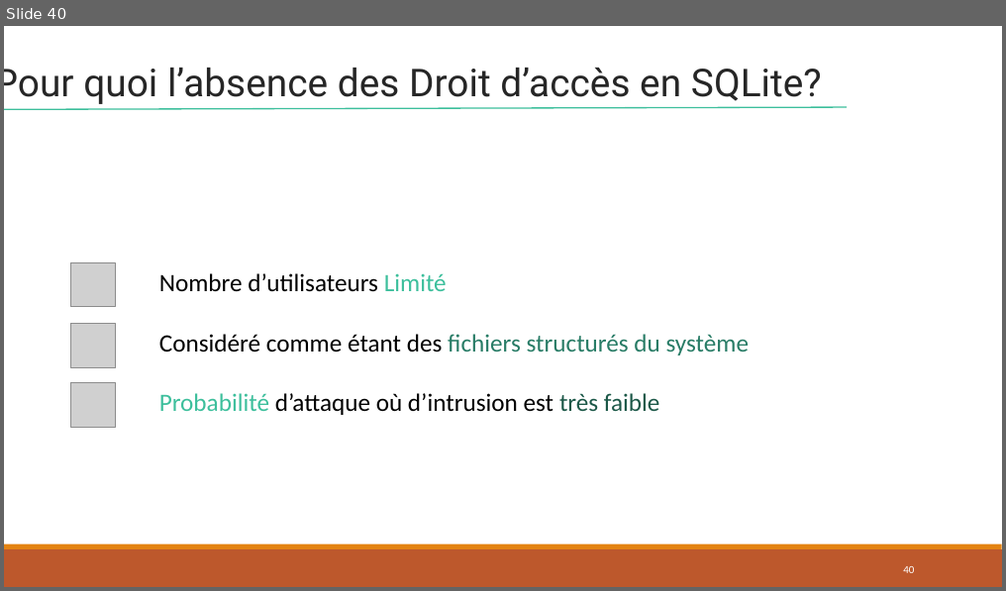
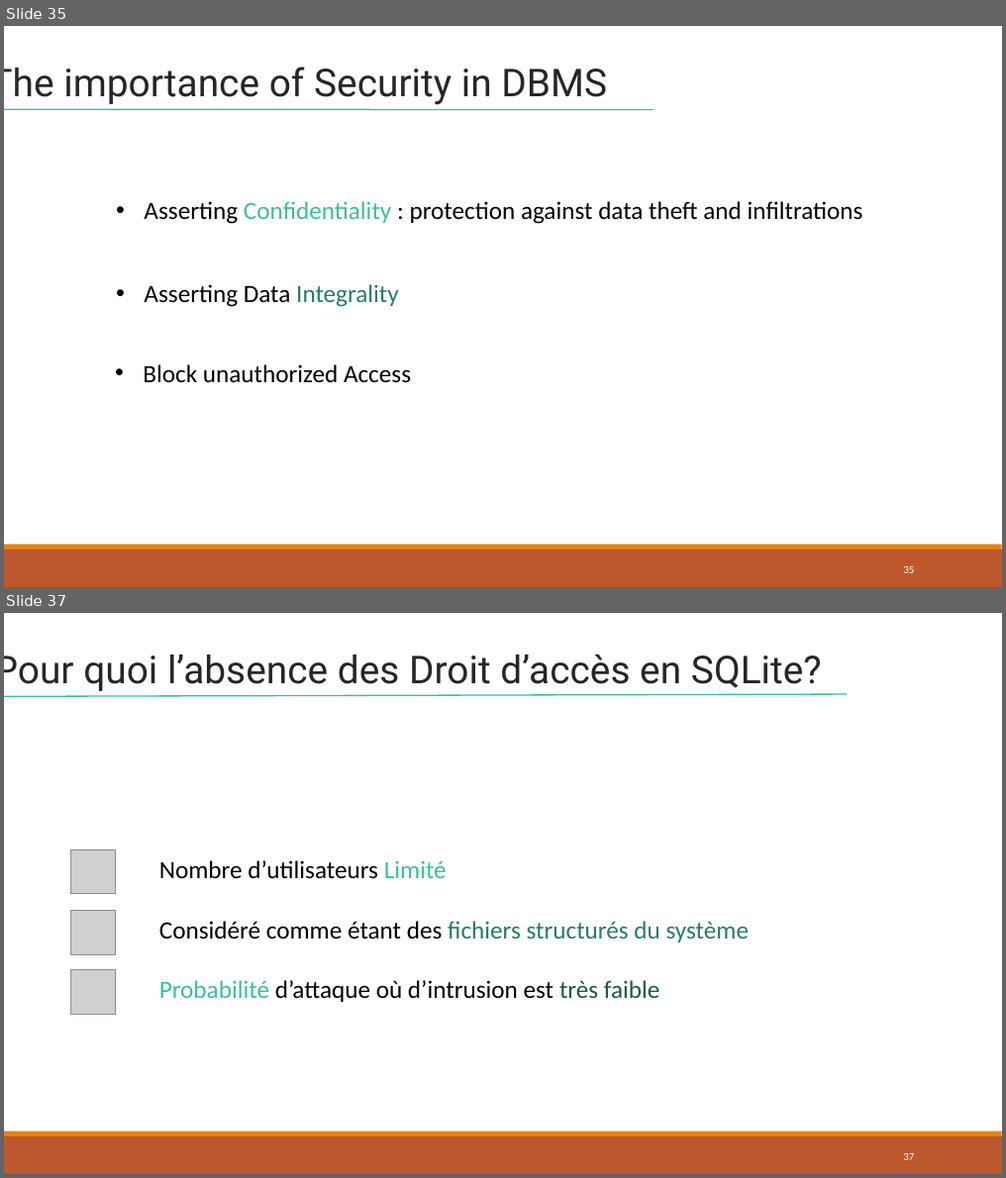
Before and after one commit to lahcenrahlaoui/Wingardium_Leviosaaaa, a slide deck: Presentation-projet-SQLite (1) - Copy.pptx. Shown one above the other, each under a label of ours: slide 40 before the commit, slides 35 and 37 after it; the slides between them are not shown. The pictures are 1006x591 and 1006x1178 pixels, drawn with LibreOffice and Linux fonts; fonts in the diff are those of the drawing; grey boxes stand for pictures. Boxes give left, top, right and bottom in pixels: in the first picture for what was removed or moved away, otherwise in the second. Text is boxed around its words. In the diff, an @@ line names an element or a change of style, - is before the commit and + after.

```diff
--- a/Presentation-projet-SQLite (1) - Copy.pptx
+++ b/Presentation-projet-SQLite (1) - Copy.pptx
@@ slide 35 added at box(4, 26, 1002, 587), background #FFFFFF; not listed: 2 template elements that a slide beside it also shows @@
@@ text added at box(4, 67, 607, 105), 37 pt, text #262626 @@
+The importance of Security in DBMS
@@ line added from (4, 110) to (653, 110), #3DBF9C 1.25 pt @@
@@ rectangle added at box(109, 191, 943, 229), outline #FFFFFF 0.75 pt, 24 pt, text #000000 @@
+• Asserting Confidentiality : protection against data theft and infiltrations
@@ text added at box(144, 284, 399, 307), 24 pt, text #000000 @@
+• Asserting Data Integrality
@@ text added at box(143, 365, 411, 382), 24 pt, text #000000 @@
+• Block unauthorized Access
@@ page number added at box(903, 567, 914, 573), 10.5 pt, text #FFFFFF @@
+35
@@ what was slide 40 is now slide 37 @@
@@ page number at box(903, 1154, 914, 1160): text changed @@
-40
+37
```
Also in this commit, not shown: 2 slides changed, 2 other slides added, 6 slides removed.
